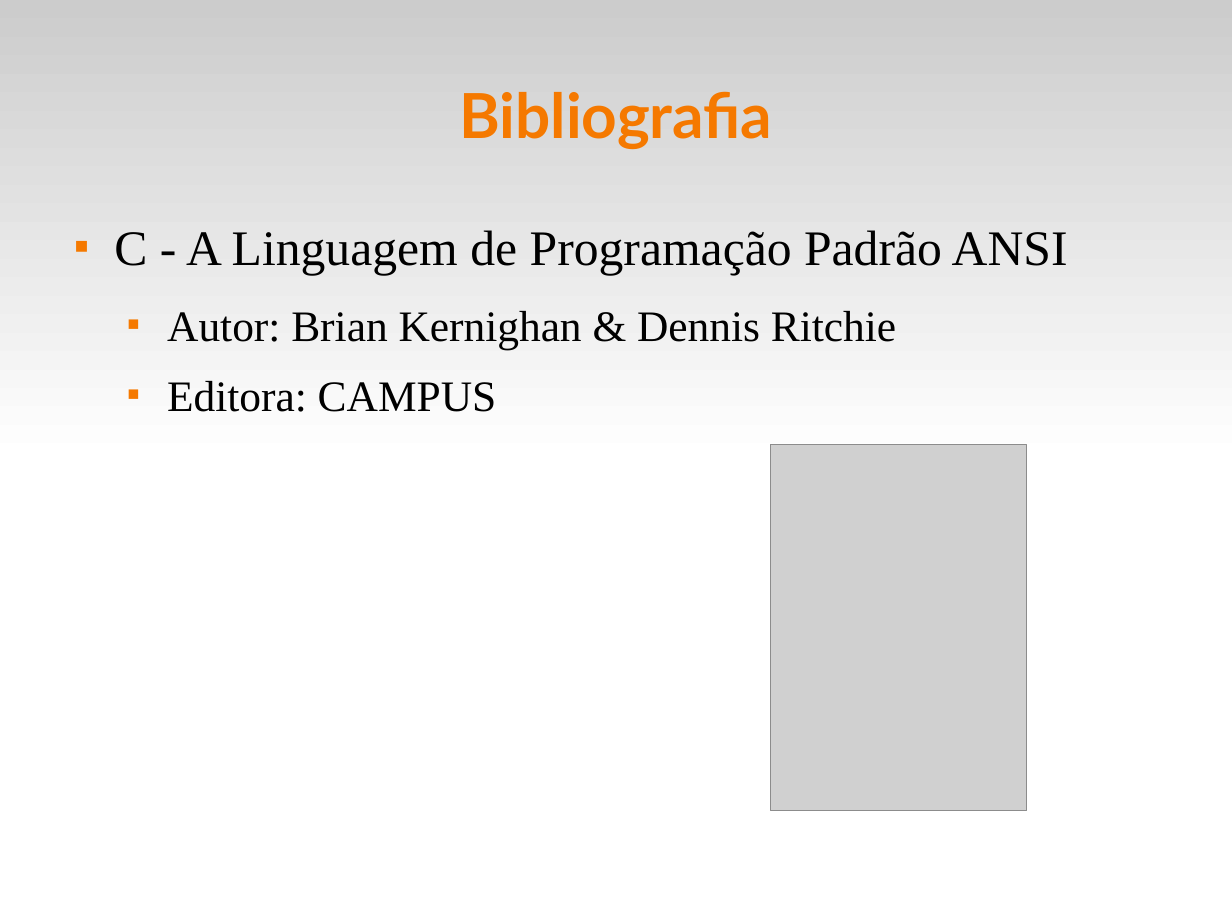
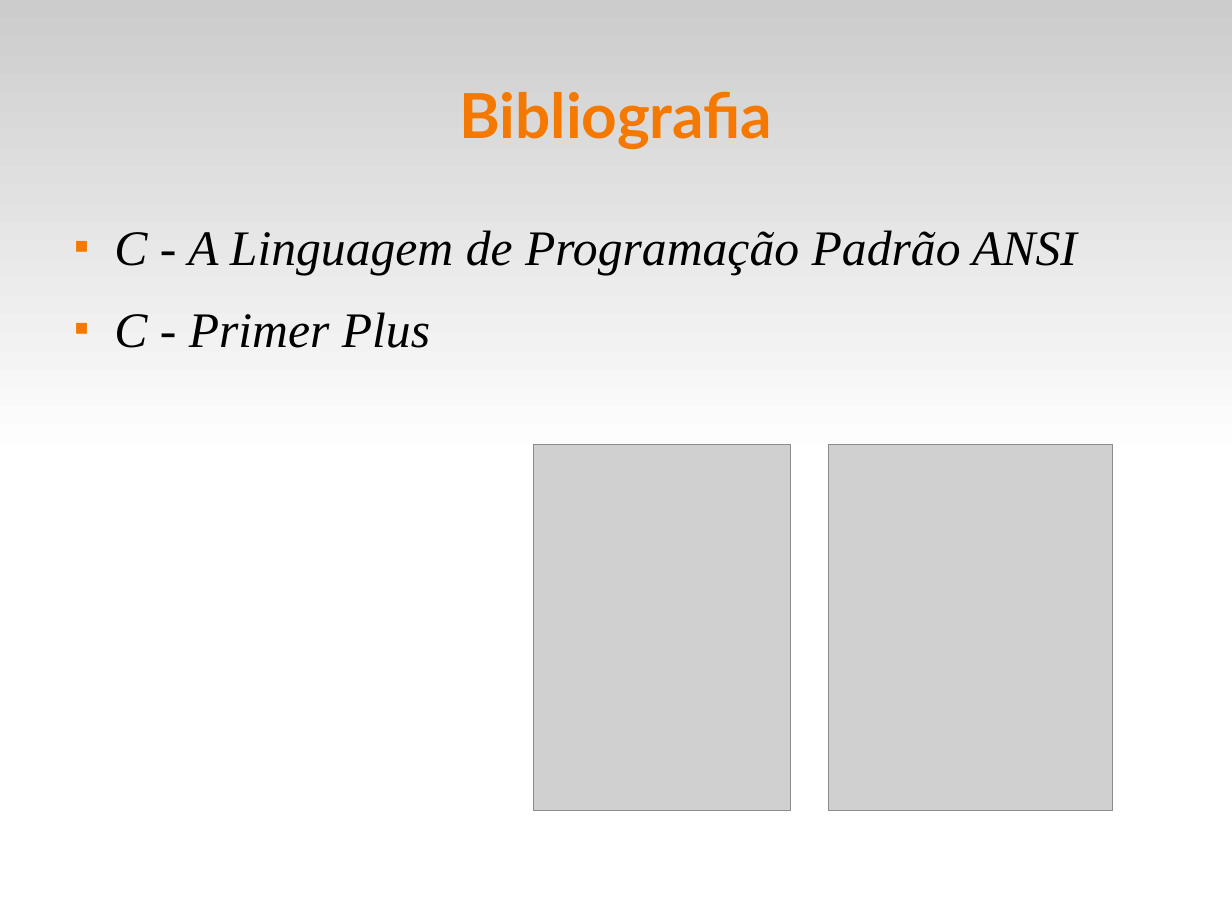
Before and after one commit to fsantanna-uerj/LP1, a slide deck: slide 4 of Slides/lp1-00-intro.odp. Drawn at 1232x924 pixels with LibreOffice and Linux fonts; fonts in the diff are those of the drawing; grey boxes stand for pictures. Boxes give left, top, right and bottom in pixels: in the first picture for what was removed or moved away, otherwise in the second. Text is boxed around its words. In the diff, an @@ line names an element or a change of style, - is before the commit and + after.

```diff
--- a/Slides/lp1-00-intro.odp
+++ b/Slides/lp1-00-intro.odp
@@ text at [114,230,1077,276]: italic on in "C - A Linguagem de Programação Padrão ..." @@
@@ text at [114,312,430,348]: text changed; size 28 to 32 pt; italic on @@
-  ■ Autor: Brian Kernighan & Dennis Ritchie
-  ■ Editora: CAMPUS
+■ C - Primer Plus
@@ picture: place and size @@
-picture at [770,445,1027,811]
+picture at [534,445,792,811]
@@ picture added at [828,445,1112,811] @@
```
Also in this commit, not shown: 8 other slides changed, 3 other files.
